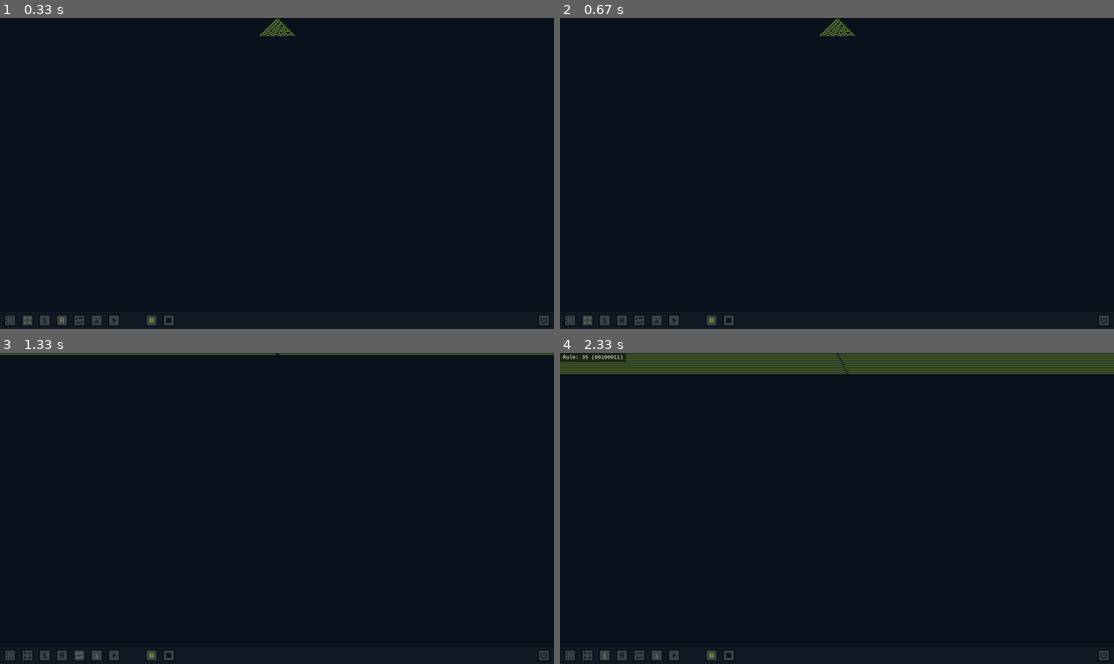
Above: before the commit, frames 1-4 (two rows, left to right).
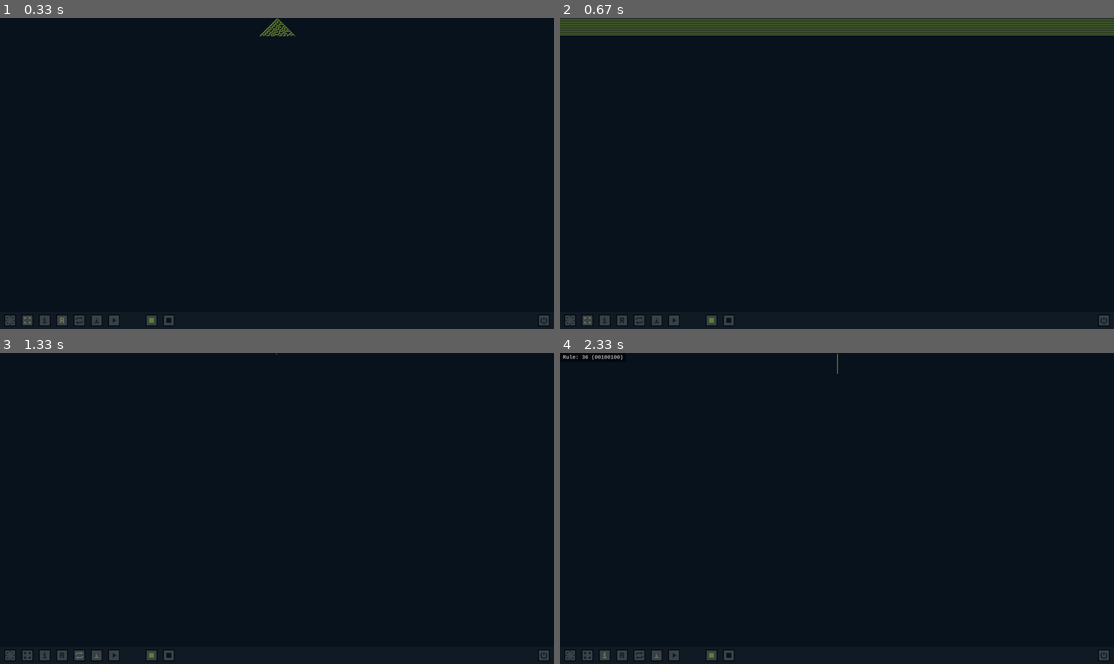
Above: after the commit, the same moments.

Repository: Dyretna/ca_simulator
Game: pygame game, started from run.py
The game is run twice, just before and just after one commit, with the same random seed, the same clock (stepped at 60 frames per second) and the same inputs.
Inputs (mouse positions are in pixels of both pictures, inside the frame that each line leads up to):
- Up to frame 1 (0.33 s): no input
- Up to frame 2 (0.67 s): tap R at 0.33 s
- Up to frame 3 (1.33 s): hold A 0.67-1.2 s; move the mouse to (454, 499) at 0.7 s; tap Space at 0.73, 1.03, 1.3 s; tap F at 0.82 s; hold S from 1.23 s (still down); move the mouse to (282, 530) at 1.27 s
- Up to frame 4 (2.33 s): tap I at 1.38 s; release S at 1.53 s; hold A 1.57-1.97 s; move the mouse to (704, 511) at 1.6 s; tap Space at 1.63, 1.93 s; click (665, 461) at 2.05 s

Frame 1 is identical in both runs. In frame 2, 3.9% of the frame differs, in the area x 0-100%, y 0-6%; in frame 3, 0.4%; in frame 4, 4.7%, in the area x 0-100%, y 0-7%.

Commit message:
Update: Updating Settings now sets RunState to RESET.

Diff:
--- a/src/ca_simulator/ca_simulator.py
+++ b/src/ca_simulator/ca_simulator.py
@@ -167,6 +167,7 @@
         if self.display_changes:
             self._initialize_pygame()
         self.ui_bar.rebuild()
+        self._set_state(RunState.RESET)
 
     def settings_is_active(self):
         return self.settings_screen.is_active()
